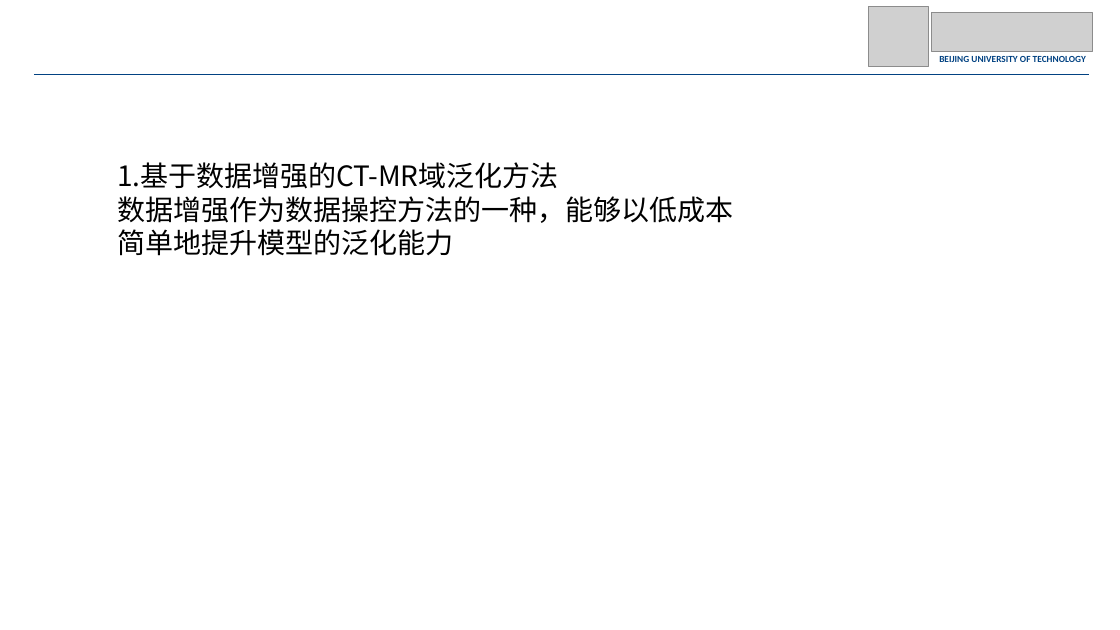
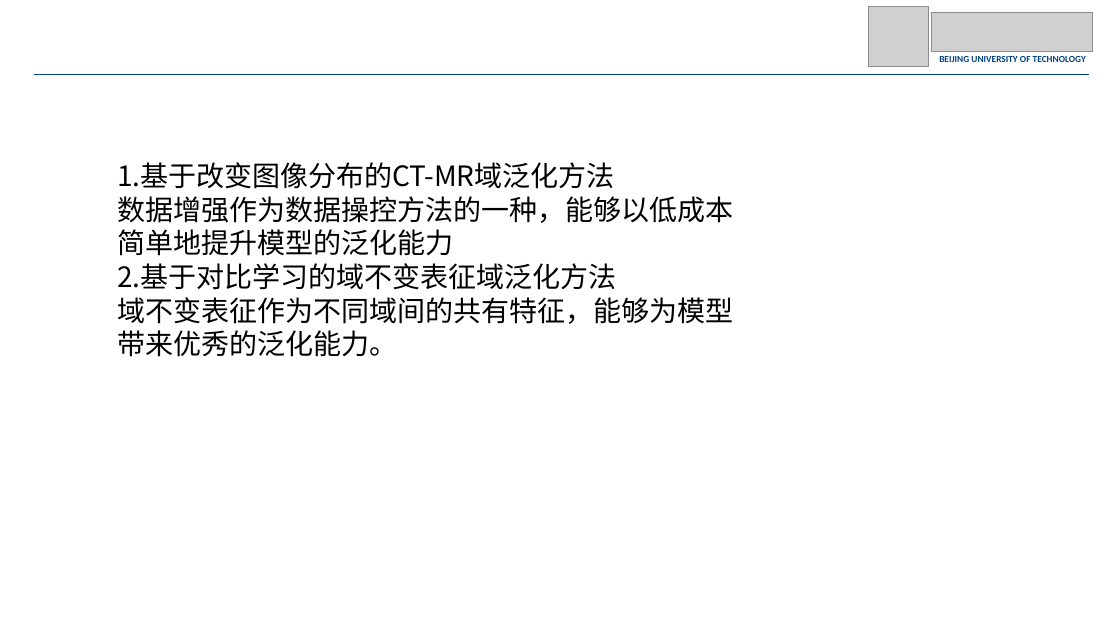
Before and after one commit to JohnnyM1ng/dissertation-proposal, a slide deck: slide 16 of 开题.pptx. Drawn at 1120x630 pixels with LibreOffice and Linux fonts; fonts in the diff are those of the drawing; grey boxes stand for pictures. Boxes give left, top, right and bottom in pixels: in the first picture for what was removed or moved away, otherwise in the second. Text is boxed around its words. In the diff, an @@ line names an element or a change of style, - is before the commit and + after.

```diff
--- a/开题.pptx
+++ b/开题.pptx
@@ text at (117,162,614,189): text changed @@
-1.基于数据增强的CT-MR域泛化方法
+1.基于改变图像分布的CT-MR域泛化方法
@@ text at (117,263,733,357): paragraphs added @@
+2.基于对比学习的域不变表征域泛化方法
+域不变表征作为不同域间的共有特征，能够为模型带来优秀的泛化能力。
```
Also in this commit, not shown: 2 other slides changed, 1 slide removed, 1 other file.
